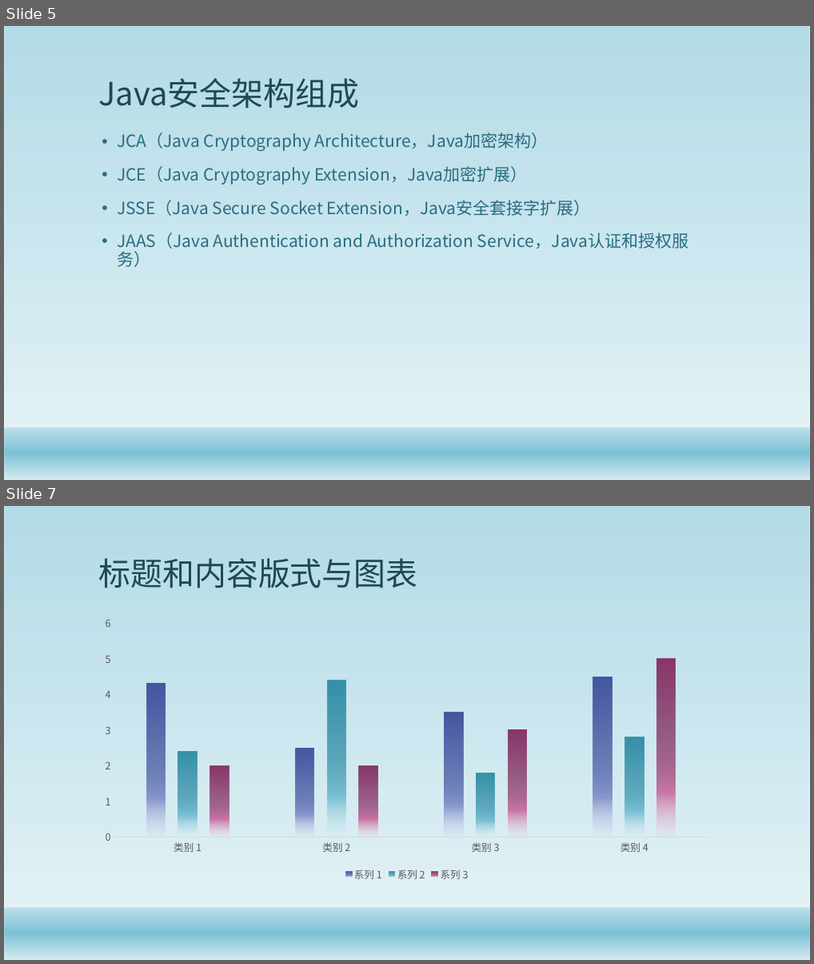
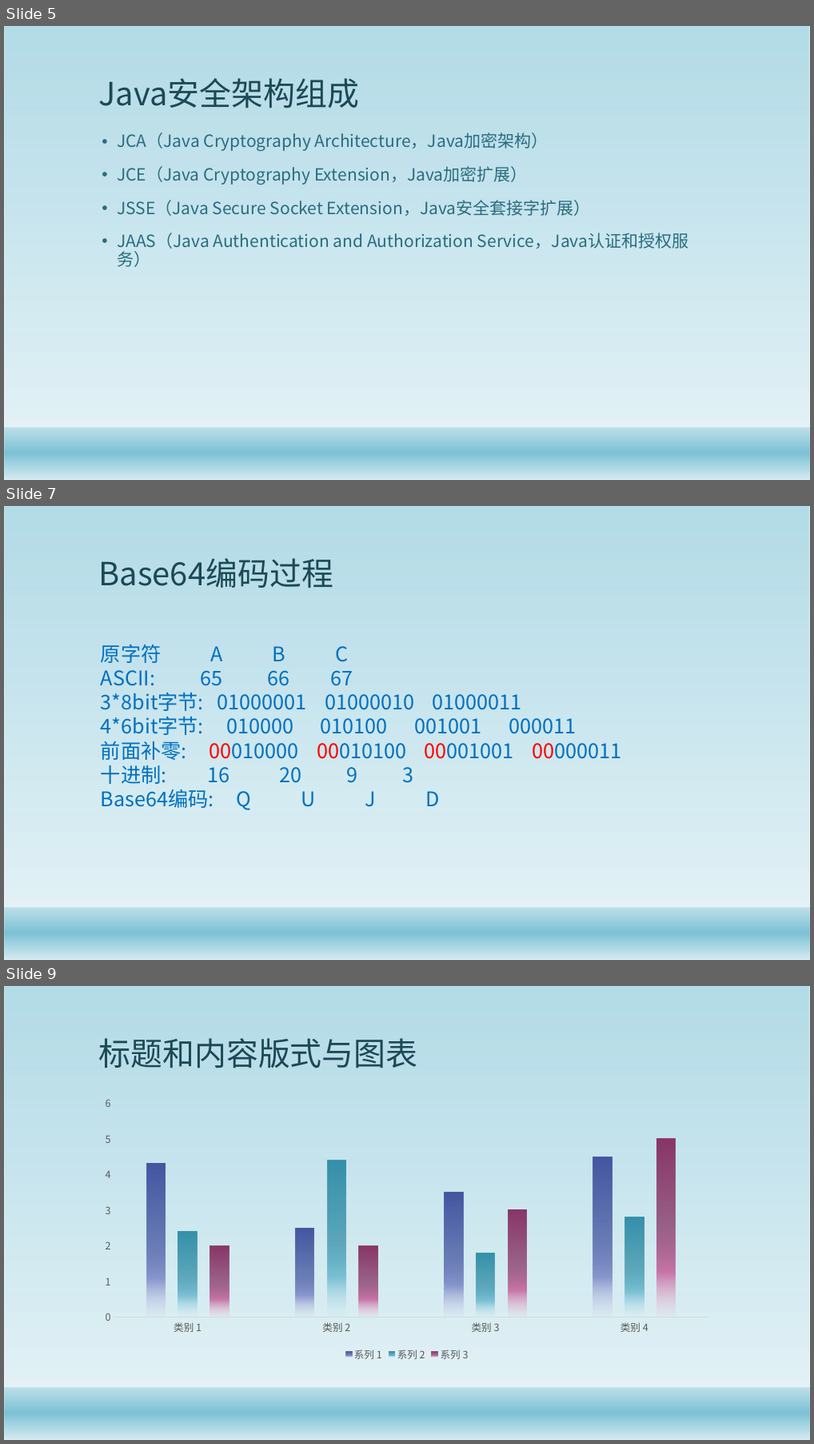
Before and after one commit to gaozhuo/java-security-doc, a slide deck: Java安全架构.pptx. Shown one above the other, each under a label of ours: slides 5 and 7 before the commit, slides 5, 7 and 9 after it; the slides between them are not shown. The pictures are 814x964 and 814x1444 pixels, drawn with LibreOffice and Linux fonts; fonts in the diff are those of the drawing; background and template pictures are left out. Boxes give left, top, right and bottom in pixels: in the first picture for what was removed or moved away, otherwise in the second. Text is boxed around its words. In the diff, an @@ line names an element or a change of style, - is before the commit and + after.

```diff
--- a/Java安全架构.pptx
+++ b/Java安全架构.pptx
@@ slide 7 added at [4, 506, 810, 960], background #FFFFFF; not listed: 2 template elements that a slide beside it also shows @@
@@ title added at [98, 558, 334, 588], 38 pt, text #1B4855 @@
+Base64编码过程
@@ text added at [101, 644, 622, 810], 24 pt, text #0070C0 @@
+原字符 A B C
+ASCII: 65 66 67
+3*8bit字节: 01000001 01000010 01000011
+4*6bit字节: 010000 010100 001001 000011
+前面补零: 00010000 00010100 00001001 00000011
+十进制: 16 20 9 3
+Base64编码: Q U J D
@@ what was slide 7 is now slide 9 @@
```
Also in this commit, not shown: 2 other slides added, 1 slide removed.
